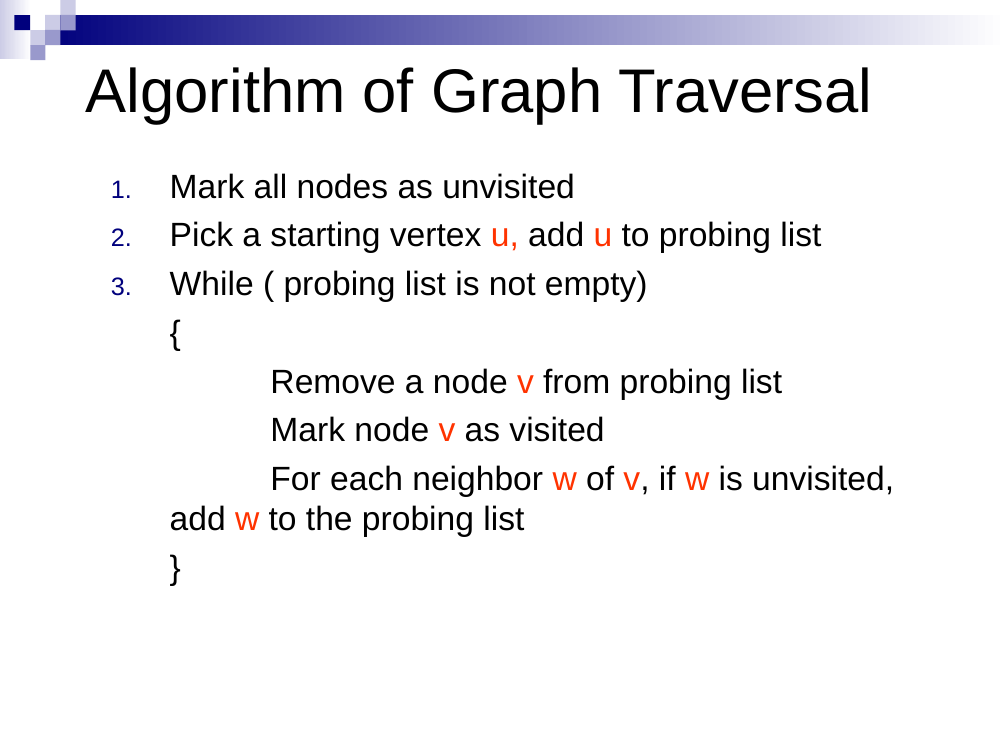
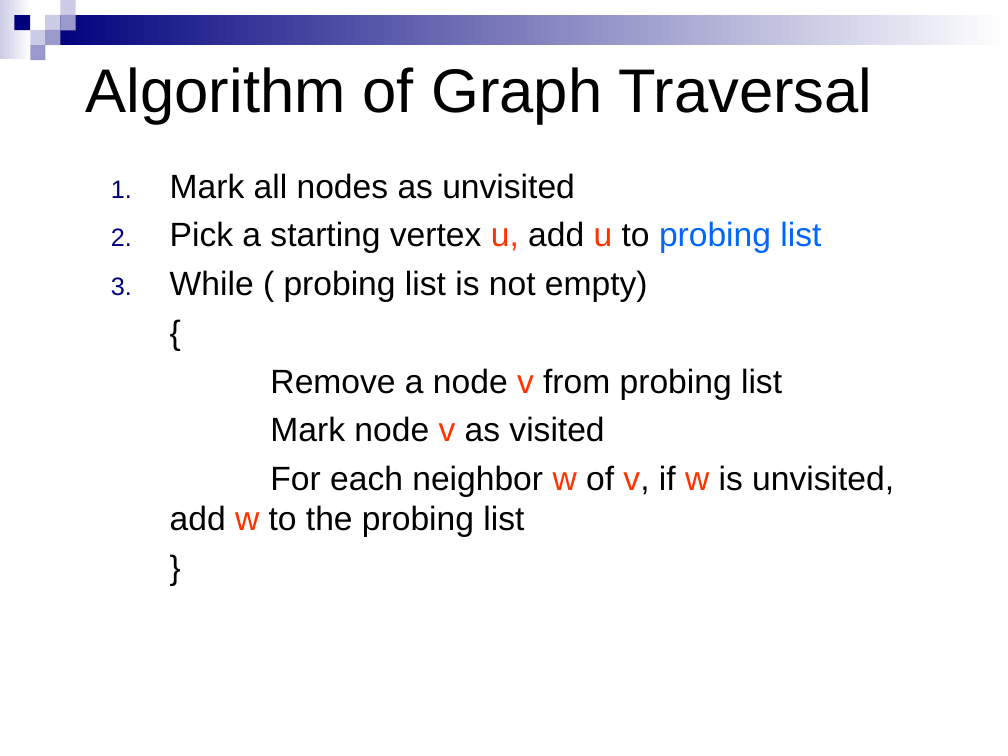
Before and after one commit to HengFan2010/hengfan2010.github.io, a slide deck: slide 37 of teaching/21F-3110/slides/3110-lecture 12-Graph I.ppt. Drawn at 1008x756 pixels with LibreOffice and Linux fonts; fonts in the diff are those of the drawing. Boxes give left, top, right and bottom in pixels: in the first picture for what was removed or moved away, otherwise in the second. Text is boxed around its words. In the diff, an @@ line names an element or a change of style, - is before the commit and + after.

```diff
--- a/teaching/21F-3110/slides/3110-lecture 12-Graph I.ppt
+++ b/teaching/21F-3110/slides/3110-lecture 12-Graph I.ppt
@@ text at box(170, 221, 821, 253): text colour #000000 to #0066FF in "probing list" @@
```
Also in this commit, not shown: 7 other slides changed, 1 other file.
